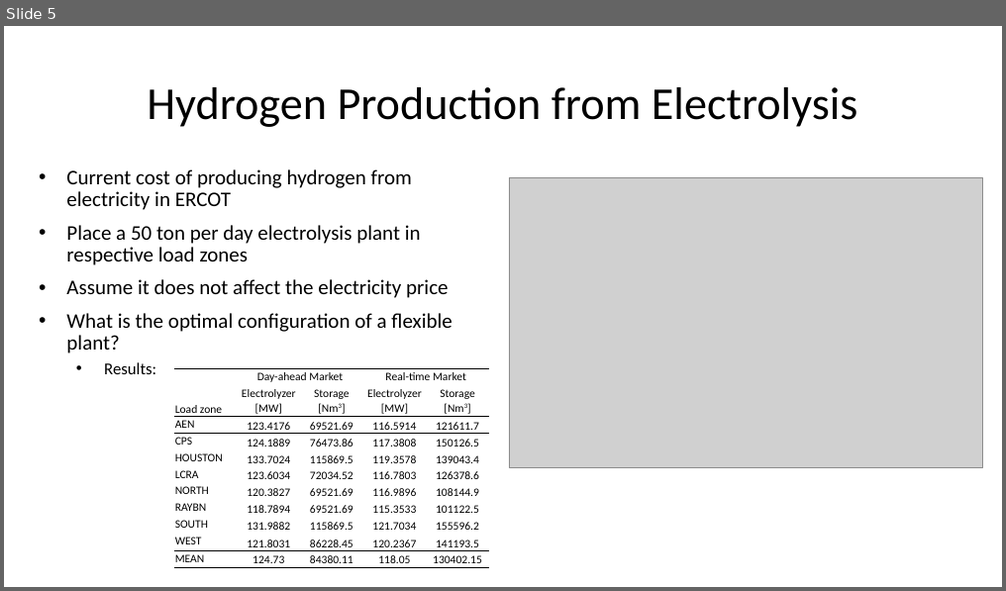
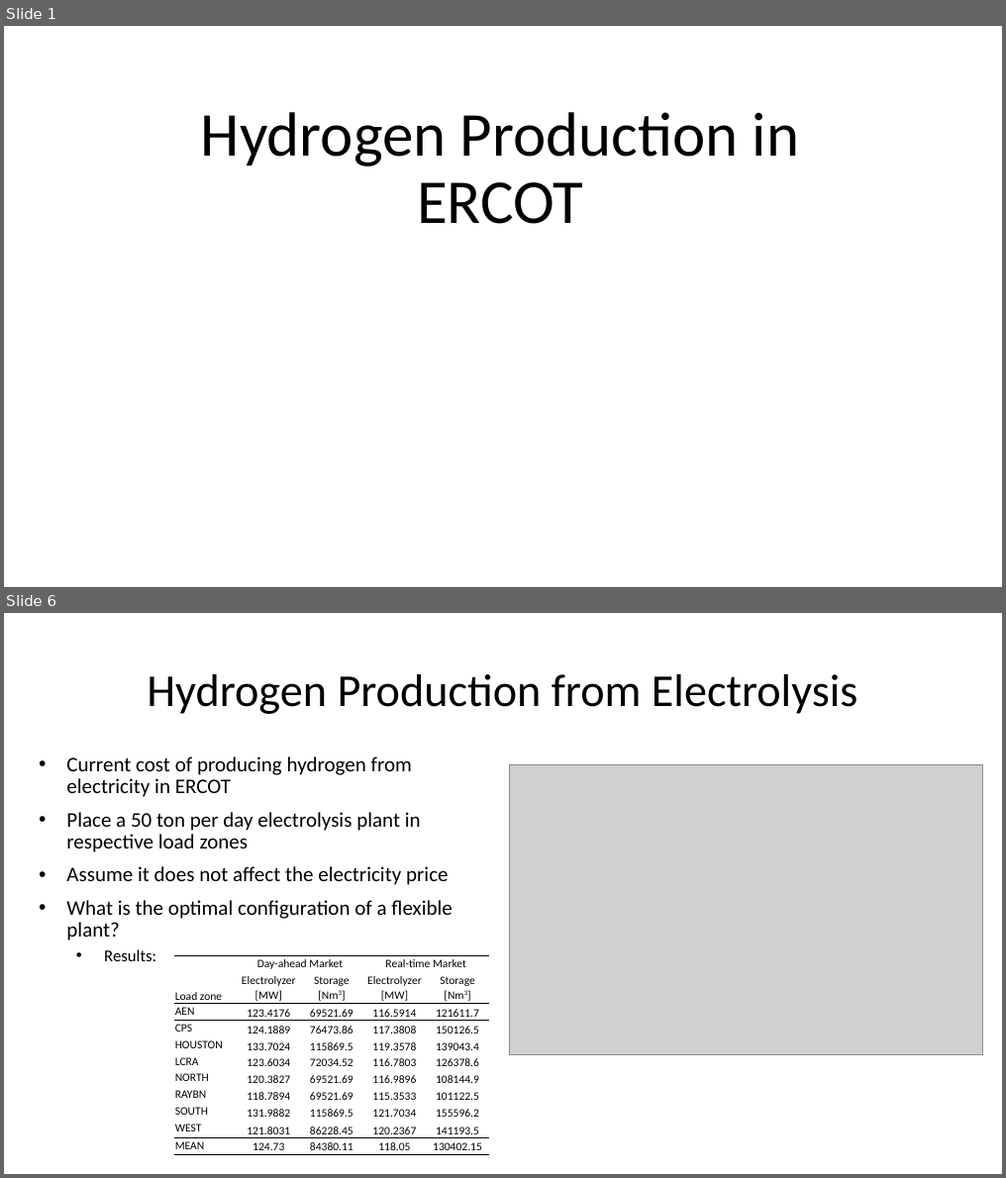
Before and after one commit to espenfb/HEIM, a slide deck: results/results.pptx. Shown one above the other, each under a label of ours: slide 5 before the commit, slides 1 and 6 after it; the slides between them are not shown. The pictures are 1006x591 and 1006x1178 pixels, drawn with LibreOffice and Linux fonts; fonts in the diff are those of the drawing; grey boxes stand for pictures. Boxes give left, top, right and bottom in pixels: in the first picture for what was removed or moved away, otherwise in the second. Text is boxed around its words. In the diff, an @@ line names an element or a change of style, - is before the commit and + after.

```diff
--- a/results/results.pptx
+++ b/results/results.pptx
@@ slide 1 added at <box>4,26,1002,587</box>, background #FFFFFF @@
@@ title added at <box>201,112,800,224</box>, 60 pt, text #000000 @@
+Hydrogen Production in ERCOT
@@ what was slide 5 is now slide 6 @@
```
Also in this commit, not shown: 2 slides changed, 1 other slide added, 6 other files.
